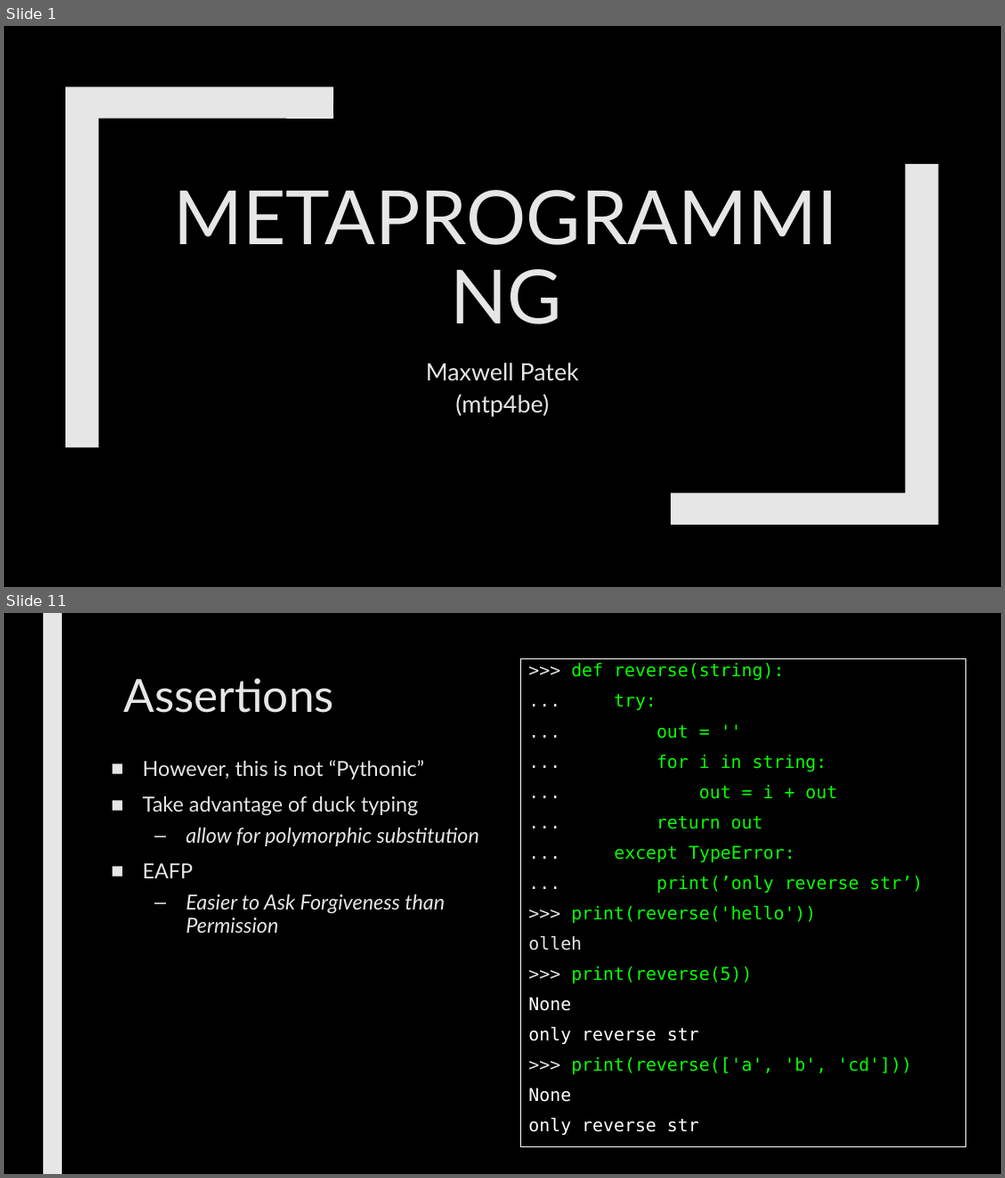
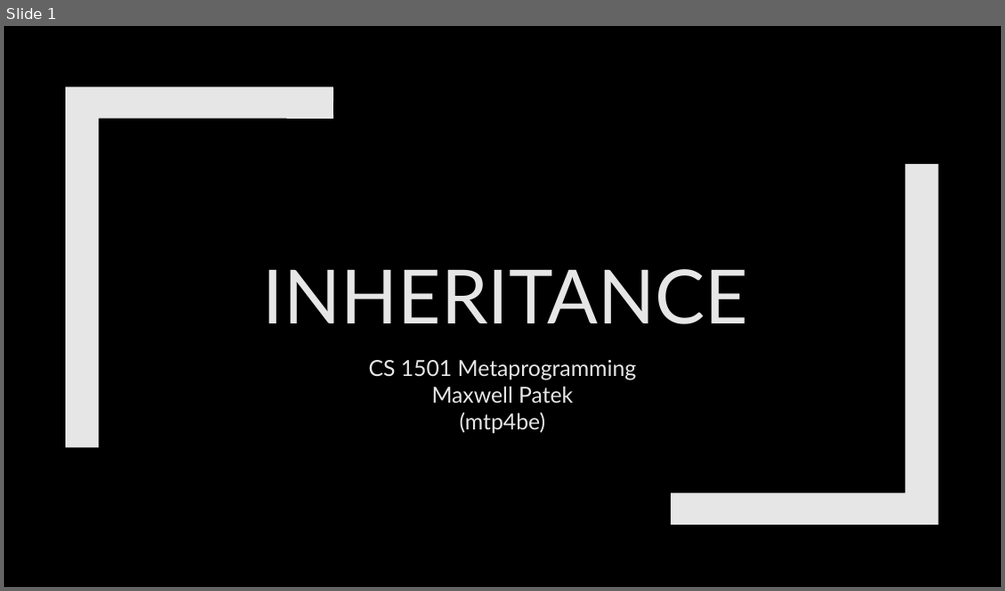
Before and after one commit to max7patek/metaprogramming, a slide deck: slides/01-PythonInheritance.pptx. Shown one above the other, each under a label of ours: slides 1 and 11 before the commit, slide 1 after it; the slides between them are not shown. The pictures are 1005x1178 and 1005x591 pixels, drawn with LibreOffice and Linux fonts; fonts in the diff are those of the drawing. Boxes give left, top, right and bottom in pixels: in the first picture for what was removed or moved away, otherwise in the second. Text is boxed around its words. In the diff, an @@ line names an element or a change of style, - is before the commit and + after.

Commit message:
started inheritance slide set

```diff
--- a/slides/01-PythonInheritance.pptx
+++ b/slides/01-PythonInheritance.pptx
@@ slide 11 removed at box(4, 613, 1001, 1174), background #000000 @@
@@ rectangle removed at box(43, 613, 62, 1174) @@
@@ rectangle removed at box(521, 659, 966, 1147) @@
->>> def reverse(string):
-... try:
-... out = ''
-... for i in string:
-... out = i + out
-... return out
-... except TypeError:
-... print(’only reverse str’)
->>> print(reverse('hello'))
-olleh
->>> print(reverse(5))
-None
-only reverse str
->>> print(reverse(['a', 'b', 'cd']))
-None
-only reverse str
@@ title removed at box(123, 678, 334, 713) @@
-Assertions
@@ text removed at box(143, 760, 479, 933) @@
-■ However, this is not “Pythonic”
-■ Take advantage of duck typing
-  – allow for polymorphic substitution
-■ EAFP
-  – Easier to Ask Forgiveness than Permission
@@ slide 1 changed as well @@
@@ title at box(263, 269, 748, 324): text changed @@
-METAPROGRAMMING
+INHERITANCE
@@ subtitle at box(369, 360, 637, 380): paragraph added @@
+CS 1501 Metaprogramming
@@ subtitle at box(432, 386, 573, 434): size 23 to 21.3 pt in "Maxwell Patek", "(mtp4be)"; line spacing 1.12 to 1.02 @@
```
Also in this commit, not shown: 10 slides added, 15 other slides removed.
